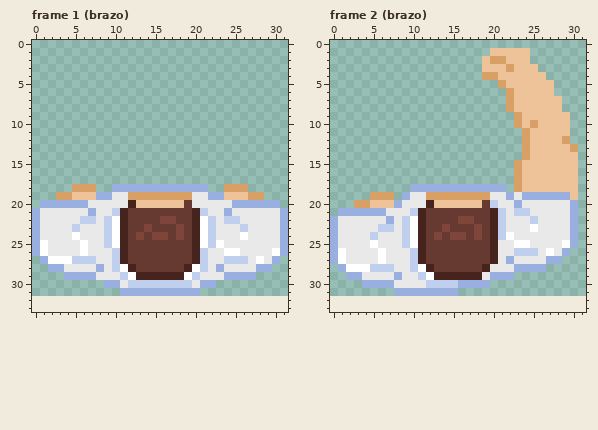
Two versions of one pixel-art file, Assets/Sprites/Characters/Personaje.aseprite. The picture above is the old version.
32x32 pixels, 2 frames. Shown: frame 1 (brazo): x 0..31, y 0..33; frame 2 (brazo): x 0..31, y 0..33. The old version is drawn lined up with the new one, on the new canvas. The commit also changed other frames, which this record leaves out.
And afterwards:
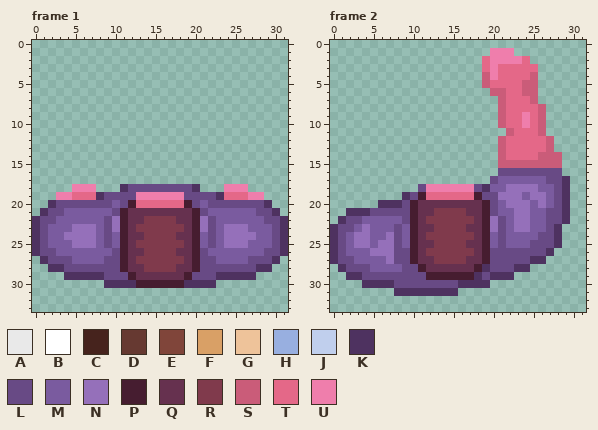
Palette (. is transparent): A #e9e9e9  B #ffffff  C #46231d  D #663931  E #80453a  F #d9a066  G #eec39a  H #98afe0  J #c0cfed  K #4e3260  L #684a85  M #7a5b9f  N #9570ba  P #461d30  Q #66314f  R #803a4c  S #ca5c79  T #e46888  U #ef7eac
Edits made:
canvas 32x32 -> 32x48
Changed rows in their new state; - is an unchanged pixel.
Frame 1:
first column x 0:
18 -----UUU--.KLLLLLLLLK.--UUU-----
19 ---UUTTTKLLLLUUUUUULLLLKTTTUU---
20 -.KLLLLLLLMLPTTTTTTPLMLLLLLLLK.-
21 .KLLMMMMMMLPQQQQQQQQPLMMMMMMLLK.
22 KLLMMMMMMLNPQQRRRRQQPNLMMMMMMLLK
23 KLMMMNNNMLNPQRRRRRRQPNLMNNNMMMLK
24 KLMMNNNNMLMPQQRRRRQQPMLMNNNNMMLK
25 KLMMMNNNMLMPQRRRRRRQPMLMNNNMMMLK
26 KLLMMMMMMMLPQQRRRRQQPLMMMMMMMLLK
27 -KLLLMMMMLLPQRRRRRRQPLLMMMMLLLK-
28 --KKLLLLLLLPQQRRRRQQPLLLLLLLKK--
29 ----KKKKKLLLPQQQQQQPLLLKKKKK----
30 ---------KKKKPPPPPPKKKK---------
31 -----------..........-----------
Frame 2:
first column x 0:
 1 --------------------UUU..------
 2 -------------------TUUUUT------
 3 -------------------TUTTTTT-----
 4 -------------------SUTTTTS.----
 5 -------------------STTTTSS..---
 6 --------------------SSTTSS..---
 7 ---------------------STTTS...--
 8 ---------------------STTTTS..--
 9 ---------------------STTUTS...-
10 ---------------------STTUTS...-
11 ----------------------STTTS...-
12 ---------------------STTTTTS..-
13 ---------------------STTTTTS...
14 ---------------------STTTTSSS..
15 ---------------------SSSSSSSS..
16 ---------------------LLLLLLLL..
17 --------------------LMMMMMMLLK.
18 ----------.LUUUUUULKMMNNNNMMLK.
19 -----...-KLPTTTTTTPLLNNNMNNMLK.
20 ---...KKKLPQQQQQQQQPLMNNNMNMLK.
21 -.KKKLLLLLPQQRRRRQQPLMMNNMMLLK.
22 .KLLMMMMMLPQRRRRRRQPNLMNNMMLLK.
23 KLLMNMMMLMPQQRRRRQQPNLMNNMMLK..
24 KLMNNMMNLMPQRRRRRRQPMLMMMMLLK..
25 KLMNNMNNLMPQQRRRRQQPMLMMMLLLK..
26 KLMMMNNNLLPQRRRRRRQPLLLLLLLK..-
27 KLLMMMMNLLPQQRRRRQQPLLLLLKK..--
28 -KLLLMMMMLLPQQQQQQPKLLLKK..----
29 --KKLLLLLLLLPPPPPPKLKKK--------
30 ----KKKKLLLLLLLLKKKK-----------
31 --------KKKKKKKK---------------
Changed places in both pictures, as pixel boxes (x1, y1, x2, y2):
changed: (32, 184, 288, 296)
changed: (330, 48, 578, 296)
